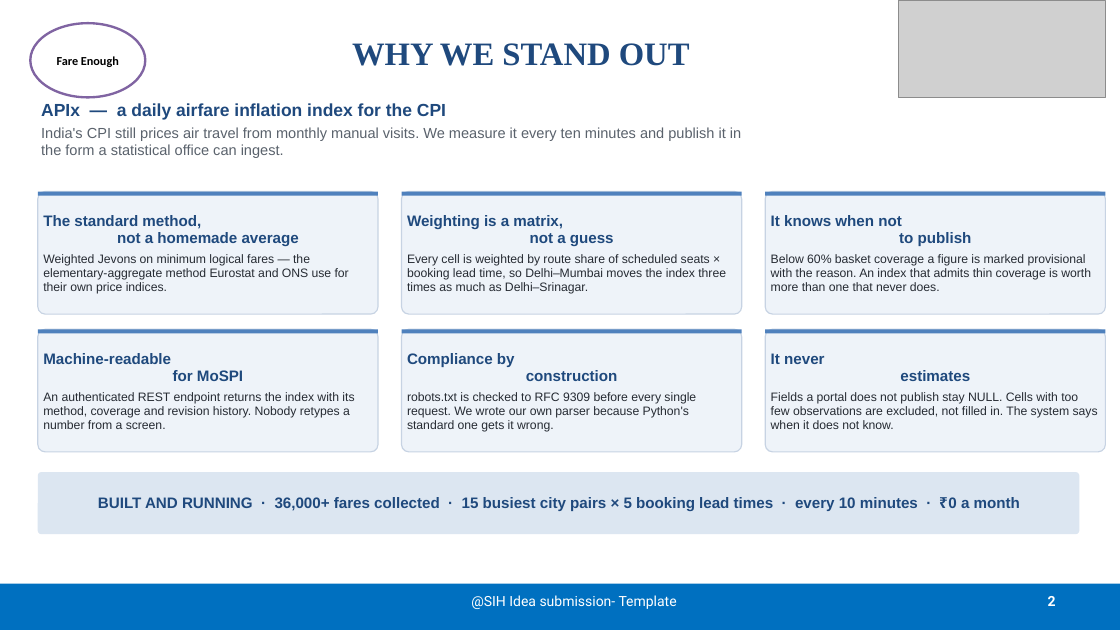
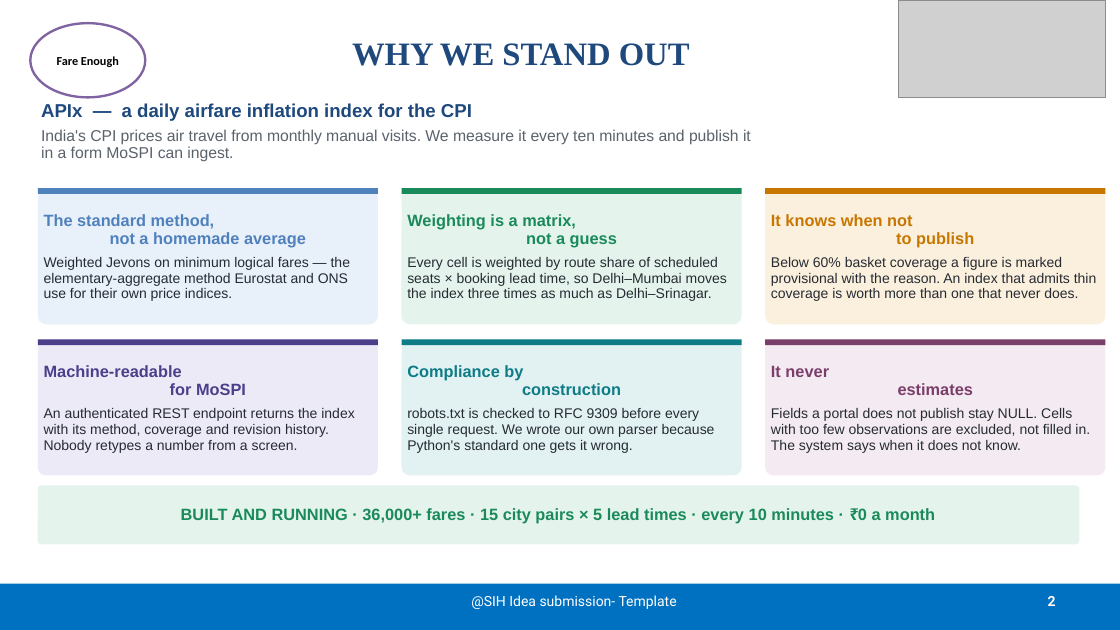
Before and after one commit to BradCage-afk/sih-2026-airfare-index, a slide deck: slide 2 of SIH26056-Idea-Presentation.pptx. Drawn at 1120x630 pixels with LibreOffice and Linux fonts; fonts in the diff are those of the drawing; grey boxes stand for pictures. Boxes give left, top, right and bottom in pixels: in the first picture for what was removed or moved away, otherwise in the second. Text is boxed around its words. In the diff, an @@ line names an element or a change of style, - is before the commit and + after.

```diff
--- a/SIH26056-Idea-Presentation.pptx
+++ b/SIH26056-Idea-Presentation.pptx
@@ text at (x1=41, y1=103, x2=472, y2=121): size 15 to 16 pt in "APIx — a daily airfare inflation index ..." @@
@@ text at (x1=41, y1=129, x2=751, y2=162): text changed; size 12.5 to 13.5 pt @@
-India's CPI still prices air travel from monthly manual visits. We measure it every ten minutes and publish it in the form a statistical office can ingest.
+India's CPI prices air travel from monthly manual visits. We measure it every ten minutes and publish it in a form MoSPI can ingest.
@@ rounded rectangle "The standard method, not a ..." resized from (x1=38, y1=192, x2=378, y2=314) to (x1=38, y1=188, x2=378, y2=324) @@
@@ rounded rectangle "The standard method, not a ..." at (x1=38, y1=188, x2=378, y2=324): size 13 to 14 pt, text colour #1F497D to #4F81BD in "The standard method, not a homemade average"; size 10.5 to 12 pt in "Weighted Jevons on minimum logical fares — ..."; fill #EEF3F9 to #E8F0F9; outline #C7D3E3 1 pt to none @@
@@ rounded rectangle "Weighting is a matrix, not ..." resized from (x1=402, y1=192, x2=742, y2=314) to (x1=402, y1=188, x2=742, y2=324) @@
@@ rounded rectangle "Weighting is a matrix, not ..." at (x1=402, y1=188, x2=742, y2=324): size 13 to 14 pt, text colour #1F497D to #1B8A5A in "Weighting is a matrix, not a guess"; size 10.5 to 12 pt in "Every cell is weighted by route share ..."; fill #EEF3F9 to #E4F4EC; outline #C7D3E3 1 pt to none @@
@@ rectangle at (x1=402, y1=188, x2=742, y2=194): fill #4F81BD to #1B8A5A @@
@@ rounded rectangle "It knows when not to ..." resized from (x1=765, y1=192, x2=1106, y2=314) to (x1=765, y1=188, x2=1106, y2=324) @@
@@ rounded rectangle "It knows when not to ..." at (x1=765, y1=188, x2=1106, y2=324): size 13 to 14 pt, text colour #1F497D to #C77700 in "It knows when not to publish"; size 10.5 to 12 pt in "Below 60% basket coverage a figure is ..."; fill #EEF3F9 to #FBF0DD; outline #C7D3E3 1 pt to none @@
@@ 3 rectangles moved together from (x1=38, y1=192, x2=1106, y2=196) to (x1=38, y1=188, x2=1106, y2=194) @@
@@ rectangle at (x1=765, y1=188, x2=1106, y2=194): fill #4F81BD to #C77700 @@
@@ rounded rectangle "Machine-readable for MoSPI" resized from (x1=38, y1=329, x2=378, y2=452) to (x1=38, y1=339, x2=378, y2=476) @@
@@ rounded rectangle "Machine-readable for MoSPI" at (x1=38, y1=339, x2=378, y2=476): size 13 to 14 pt, text colour #1F497D to #4B3F8C in "Machine-readable for MoSPI"; size 10.5 to 12 pt in "An authenticated REST endpoint returns the index ..."; fill #EEF3F9 to #ECEAF7; outline #C7D3E3 1 pt to none @@
@@ rectangle at (x1=38, y1=339, x2=378, y2=345): fill #4F81BD to #4B3F8C @@
@@ rounded rectangle "Compliance by construction" resized from (x1=402, y1=329, x2=742, y2=452) to (x1=402, y1=339, x2=742, y2=476) @@
@@ rounded rectangle "Compliance by construction" at (x1=402, y1=339, x2=742, y2=476): size 13 to 14 pt, text colour #1F497D to #0E7C86 in "Compliance by construction"; size 10.5 to 12 pt in "robots.txt is checked to RFC 9309 before ..."; fill #EEF3F9 to #E2F2F3; outline #C7D3E3 1 pt to none @@
@@ 3 rectangles moved together from (x1=38, y1=329, x2=1106, y2=334) to (x1=38, y1=339, x2=1106, y2=345) @@
@@ rectangle at (x1=402, y1=339, x2=742, y2=345): fill #4F81BD to #0E7C86 @@
@@ rounded rectangle "It never estimates" resized from (x1=765, y1=329, x2=1106, y2=452) to (x1=765, y1=339, x2=1106, y2=476) @@
@@ rounded rectangle "It never estimates" at (x1=765, y1=339, x2=1106, y2=476): size 13 to 14 pt, text colour #1F497D to #7A3E6B in "It never estimates"; size 10.5 to 12 pt in "Fields a portal does not publish stay ..."; fill #EEF3F9 to #F4EAF1; outline #C7D3E3 1 pt to none @@
@@ rectangle at (x1=765, y1=339, x2=1106, y2=345): fill #4F81BD to #7A3E6B @@
@@ rounded rectangle "BUILT AND RUNNING · 36,000+ ..." resized from (x1=38, y1=472, x2=1080, y2=534) to (x1=38, y1=486, x2=1080, y2=544) @@
@@ rounded rectangle "BUILT AND RUNNING · 36,000+ ..." at (x1=38, y1=486, x2=1080, y2=544): fill #DCE6F1 to #E4F4EC @@
@@ text in rounded rectangle at (x1=181, y1=508, x2=935, y2=524): text changed; size 13 to 14 pt; text colour #1F497D to #1B8A5A @@
-BUILT AND RUNNING · 36,000+ fares collected · 15 busiest city pairs × 5 booking lead times · every 10 minutes · ₹0 a month
+BUILT AND RUNNING · 36,000+ fares · 15 city pairs × 5 lead times · every 10 minutes · ₹0 a month
```
Also in this commit, not shown: 3 other slides changed, 4 other files.
